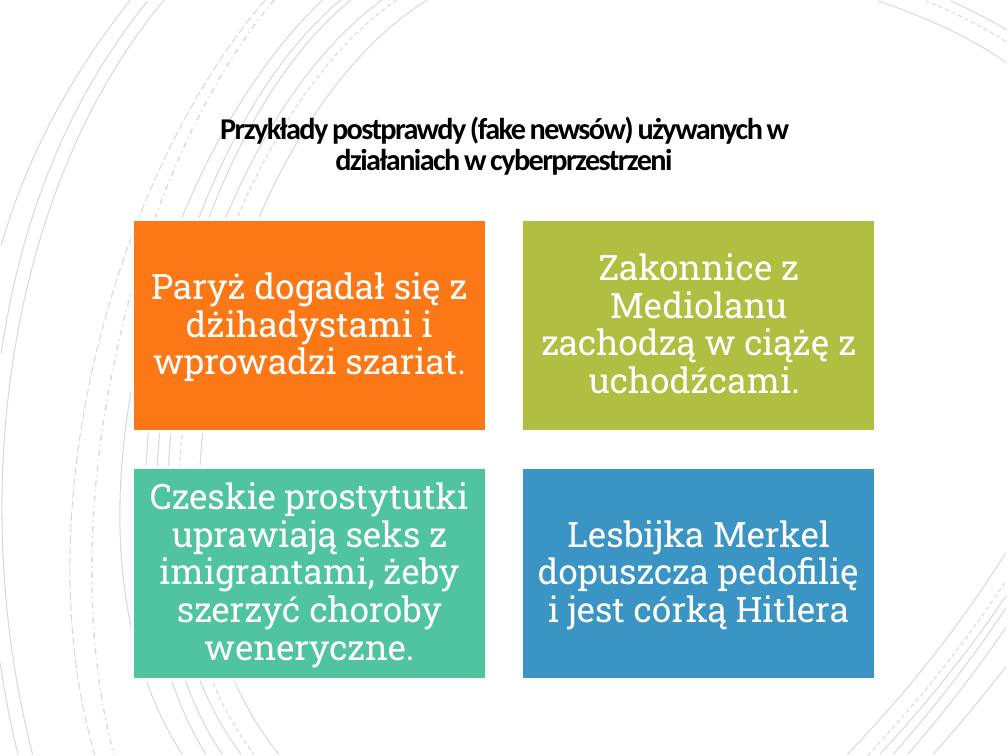
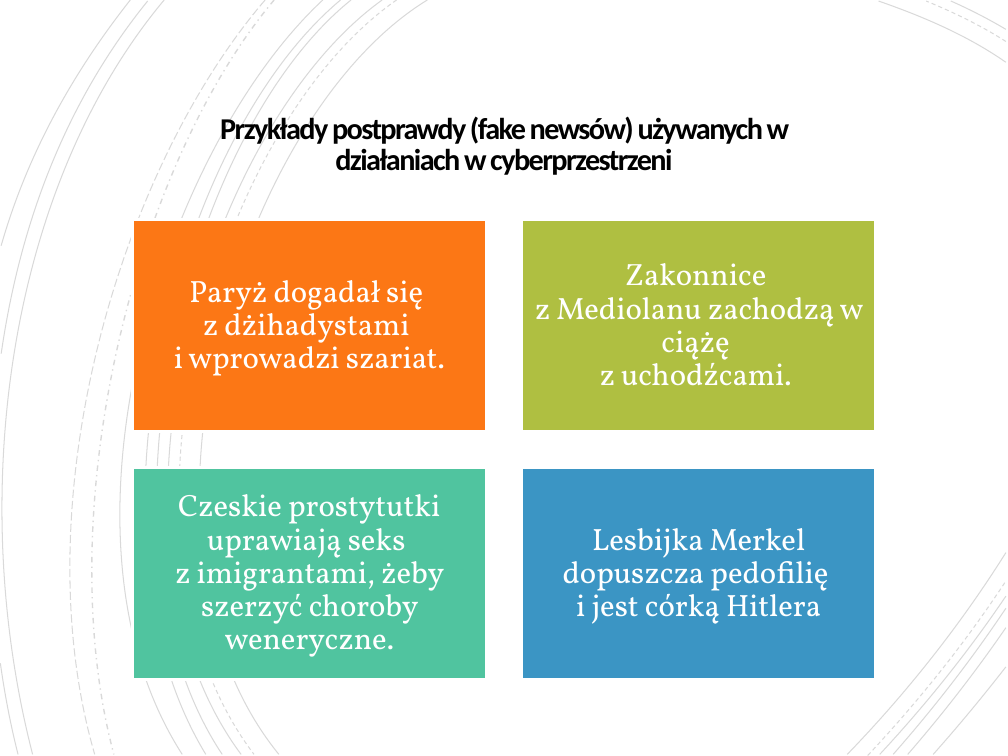
Before and after one commit to blackbat13/cs-lut, a slide deck: slide 9 of Inne/Fake News.pptx. Drawn at 1008x756 pixels with LibreOffice and Linux fonts; fonts in the diff are those of the drawing. Boxes give left, top, right and bottom in pixels: in the first picture for what was removed or moved away, otherwise in the second. Text is boxed around its words. In the diff, an @@ line names an element or a change of style, - is before the commit and + after.

```diff
--- a/Inne/Fake News.pptx
+++ b/Inne/Fake News.pptx
@@ size 25 to 22 pt, font Roboto Slab to Vollkorn; less space between paragraphs in 4 elements at (x1=174, y1=280, x2=445, y2=376), (x1=535, y1=263, x2=864, y2=386), (x1=175, y1=494, x2=444, y2=657), (x1=563, y1=528, x2=828, y2=624) @@
```
Also in this commit, not shown: 26 other slides changed, 7 other files.
